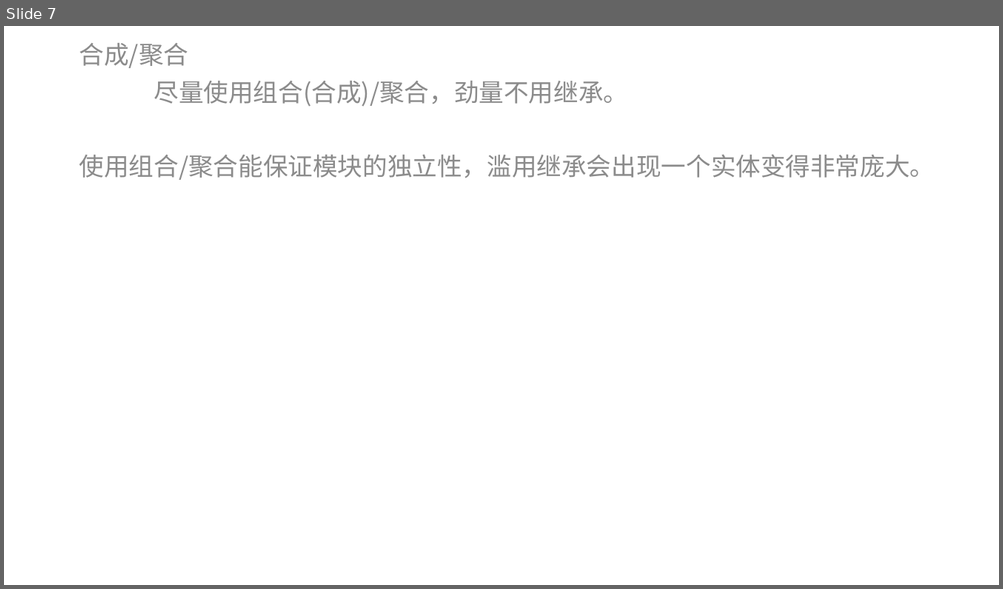
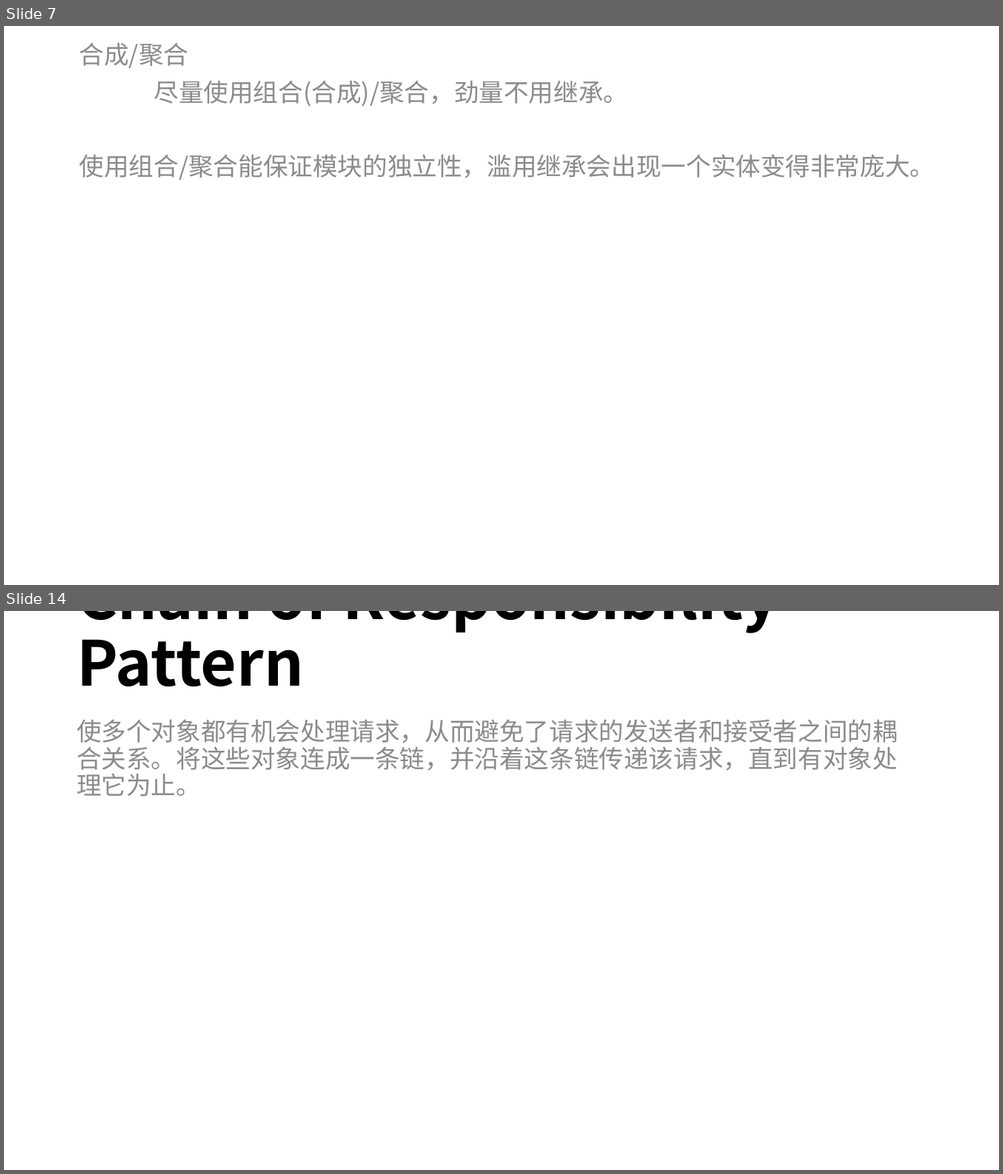
Before and after one commit to mshandle/GStar, a slide deck: Document/les2/les2.pptx. Shown one above the other, each under a label of ours: slide 7 before the commit, slides 7 and 14 after it; the slides between them are not shown. The pictures are 1003x589 and 1003x1174 pixels, drawn with LibreOffice and Linux fonts; fonts in the diff are those of the drawing. Boxes give left, top, right and bottom in pixels: in the first picture for what was removed or moved away, otherwise in the second. Text is boxed around its words. In the diff, an @@ line names an element or a change of style, - is before the commit and + after.

```diff
--- a/Document/les2/les2.pptx
+++ b/Document/les2/les2.pptx
@@ slide 14 added at box(4, 611, 999, 1170), background #FFFFFF @@
@@ title added at box(77, 611, 780, 686), 60 pt, text #000000, bold @@
+Chain of Responsibility Pattern
@@ text added at box(77, 720, 897, 797), 24 pt, text #8C8C8C @@
+使多个对象都有机会处理请求，从而避免了请求的发送者和接受者之间的耦合关系。将这些对象连成一条链，并沿着这条链传递该请求，直到有对象处理它为止。
```
Also in this commit, not shown: 1 slide changed, 6 other slides added.
